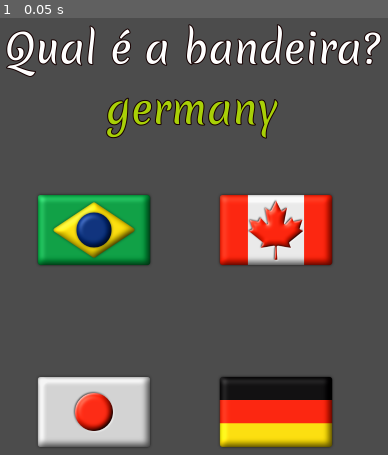
Above: before the commit, frame 1.
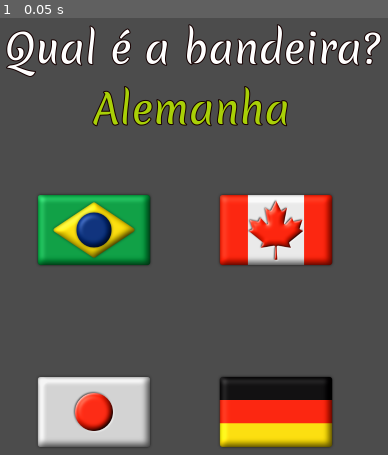
Above: after the commit, the same moment.

Repository: vibrunazo/godot-flags
Game: Godot game, scene res://scenes/QuizGame.tscn
The game is run twice, just before and just after one commit, with the same random seed, the same clock (stepped at 60 frames per second) and the same inputs. Sound files missing from this copy of the repository are replaced by a short silence.
Inputs:
- Up to frame 1 (0.05 s): no input

The runs differ from the first frame. In frame 1, 2.3% of the frame differs, in the area x 23-75%, y 15-28%.

Commit message:
random flag at new game

Diff:
--- a/scenes/Global.gd
+++ b/scenes/Global.gd
@@ -2,11 +2,11 @@
 
 extends Node
 
-var flags = {
-	"brazil": {},
-	"canada": {},
-	"germany": {},
-	"japan": {}
+var flags: Dictionary = {
+	"brazil": {"name": "Brasil"},
+	"canada": {"name": "Canada"},
+	"germany": {"name": "Alemanha"},
+	"japan": {"name": "Japão"}
 }
 
 # Called when the node enters the scene tree for the first time.
--- a/scenes/QuizGame.gd
+++ b/scenes/QuizGame.gd
@@ -9,6 +9,7 @@
 export var country = 'brazil'
 
 var el_name: Label
+var rng = RandomNumberGenerator.new()
 
 
 # Called when the node enters the scene tree for the first time.
@@ -22,9 +23,14 @@
 #	pass
 
 func new_game():
-	country = 'germany'
-	el_name.text = country
-	$AudioFlag.stream = load("res://assets/audio/pt-br/germany.ogg")
+	rng.randomize()
+	country = pick_random_flag()
+	el_name.text = Global.flags[country].name
+	$AudioFlag.stream = load("res://assets/audio/pt-br/%s.ogg" % country)
+
+func pick_random_flag():
+	var flag_names = Global.flags.keys()
+	return flag_names[rng.randf_range(0, 3)]
 
 # called by the flag,
 # who will look for a node called "QuizGame" on root when it's clicked
